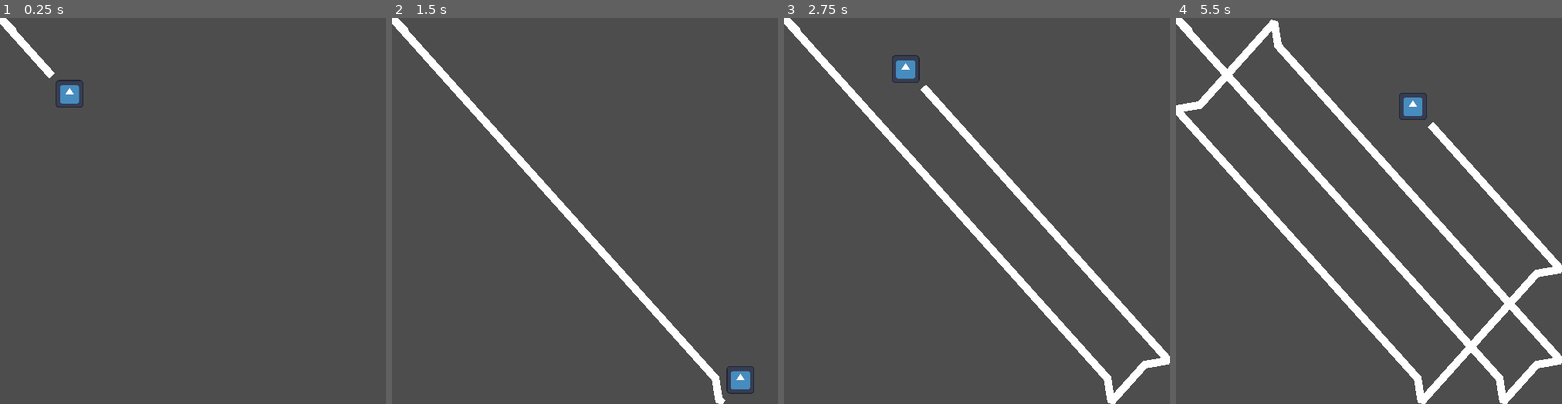
Above: before the commit, frames 1-4 (left to right).
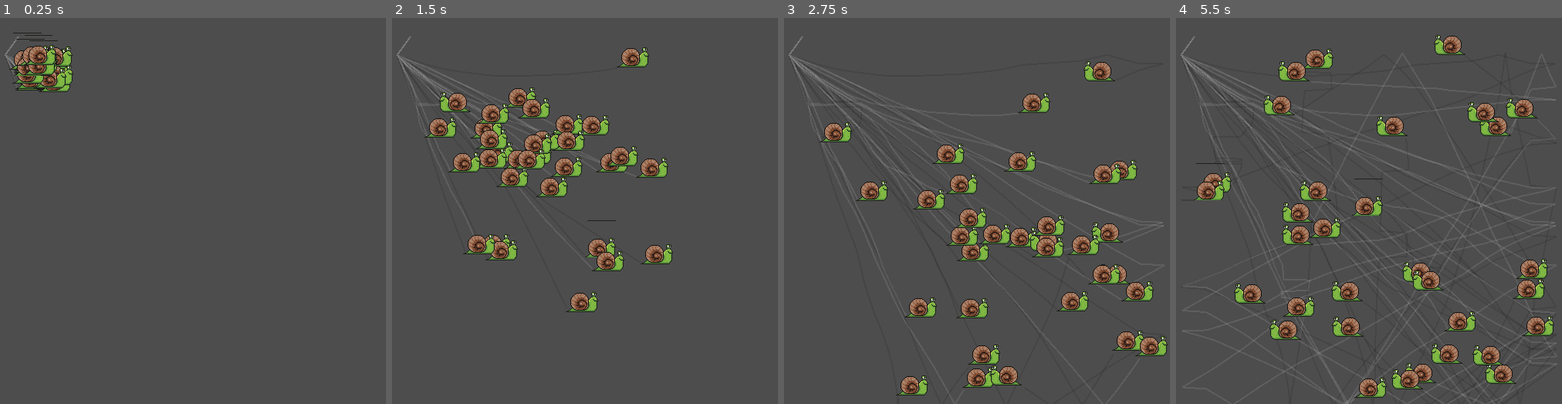
Above: after the commit, the same moments.

Repository: knuklz/MiniJam165
Game: Godot game, scene res://Main.tscn
The game is run twice, just before and just after one commit, with the same random seed, the same clock (stepped at 60 frames per second) and the same inputs. The engine's default icon, where the game draws it, is replaced by a stand-in: a white triangle on a blue panel in a dark square.
Inputs:
- Up to frame 1 (0.25 s): no input
- Up to frame 2 (1.5 s): no input
- Up to frame 3 (2.75 s): no input
- Up to frame 4 (5.5 s): no input

The runs differ from the first frame. In frame 1, 2.2% of the frame differs, in the area x 0-22%, y 0-24%; in frame 2, 11%; in frame 3, 15%; in frame 4, 19%, in the area x 0-100%, y 0-100%.

Commit message:
Added Sprites/Animation.
Added Sprites/Animation
Added Random chance for slight adjustment to velocity to evolve patterns over time.

Diff:
--- a/Brush.tscn
+++ b/Brush.tscn
@@ -1,16 +1,131 @@
-[gd_scene load_steps=3 format=3 uid="uid://gsaaex7deay3"]
+[gd_scene load_steps=16 format=3 uid="uid://gsaaex7deay3"]
 
-[ext_resource type="Texture2D" uid="uid://bug86wd61wybv" path="res://icon.svg" id="1_pk1aj"]
+[ext_resource type="Texture2D" uid="uid://dtjm6kr2qcalm" path="res://Sprites/Oncle_Josef.png" id="1_uj22d"]
 [ext_resource type="Script" path="res://brush.gd" id="2_gbsqb"]
 
-[node name="Icon" type="Sprite2D"]
-texture = ExtResource("1_pk1aj")
+[sub_resource type="AtlasTexture" id="AtlasTexture_4vb5m"]
+atlas = ExtResource("1_uj22d")
+region = Rect2(0, 0, 48, 48)
+
+[sub_resource type="AtlasTexture" id="AtlasTexture_i3212"]
+atlas = ExtResource("1_uj22d")
+region = Rect2(96, 0, 48, 48)
+
+[sub_resource type="AtlasTexture" id="AtlasTexture_6oklb"]
+atlas = ExtResource("1_uj22d")
+region = Rect2(48, 0, 48, 48)
+
+[sub_resource type="AtlasTexture" id="AtlasTexture_j4p6c"]
+atlas = ExtResource("1_uj22d")
+region = Rect2(0, 48, 48, 48)
+
+[sub_resource type="AtlasTexture" id="AtlasTexture_a384b"]
+atlas = ExtResource("1_uj22d")
+region = Rect2(96, 48, 48, 48)
+
+[sub_resource type="AtlasTexture" id="AtlasTexture_qmj6j"]
+atlas = ExtResource("1_uj22d")
+region = Rect2(48, 48, 48, 48)
+
+[sub_resource type="AtlasTexture" id="AtlasTexture_ats7c"]
+atlas = ExtResource("1_uj22d")
+region = Rect2(48, 96, 48, 48)
+
+[sub_resource type="AtlasTexture" id="AtlasTexture_w642k"]
+atlas = ExtResource("1_uj22d")
+region = Rect2(0, 96, 48, 48)
+
+[sub_resource type="AtlasTexture" id="AtlasTexture_ri7to"]
+atlas = ExtResource("1_uj22d")
+region = Rect2(96, 96, 48, 48)
+
+[sub_resource type="AtlasTexture" id="AtlasTexture_4q0qu"]
+atlas = ExtResource("1_uj22d")
+region = Rect2(0, 144, 48, 48)
+
+[sub_resource type="AtlasTexture" id="AtlasTexture_qak2d"]
+atlas = ExtResource("1_uj22d")
+region = Rect2(96, 144, 48, 48)
+
+[sub_resource type="AtlasTexture" id="AtlasTexture_l70ar"]
+atlas = ExtResource("1_uj22d")
+region = Rect2(48, 144, 48, 48)
+
+[sub_resource type="SpriteFrames" id="SpriteFrames_ggyr6"]
+animations = [{
+"frames": [{
+"duration": 1.0,
+"texture": SubResource("AtlasTexture_4vb5m")
+}, {
+"duration": 1.0,
+"texture": SubResource("AtlasTexture_i3212")
+}, {
+"duration": 1.0,
+"texture": SubResource("AtlasTexture_6oklb")
+}],
+"loop": true,
+"name": &"Down",
+"speed": 3.0
+}, {
+"frames": [{
+"duration": 1.0,
+"texture": SubResource("AtlasTexture_j4p6c")
+}, {
+"duration": 1.0,
+"texture": SubResource("AtlasTexture_a384b")
+}, {
+"duration": 1.0,
+"texture": SubResource("AtlasTexture_qmj6j")
+}],
+"loop": true,
+"name": &"Left",
+"speed": 5.0
+}, {
+"frames": [{
+"duration": 1.0,
+"texture": SubResource("AtlasTexture_ats7c")
+}, {
+"duration": 1.0,
+"texture": SubResource("AtlasTexture_w642k")
+}, {
+"duration": 1.0,
+"texture": SubResource("AtlasTexture_ri7to")
+}],
+"loop": true,
+"name": &"Right",
+"speed": 5.0
+}, {
+"frames": [{
+"duration": 1.0,
+"texture": SubResource("AtlasTexture_4q0qu")
+}, {
+"duration": 1.0,
+"texture": SubResource("AtlasTexture_qak2d")
+}, {
+"duration": 1.0,
+"texture": SubResource("AtlasTexture_l70ar")
+}],
+"loop": true,
+"name": &"Up",
+"speed": 5.0
+}]
+
+[node name="AnimatedSprite2D" type="AnimatedSprite2D"]
+texture_filter = 1
+sprite_frames = SubResource("SpriteFrames_ggyr6")
+animation = &"Right"
+frame_progress = 0.423204
 centered = false
 script = ExtResource("2_gbsqb")
-min = 333
-max = 125
+min = 50
+max = 200
+col = Color(1, 1, 1, 0.443137)
 
-[node name="Line2D" type="Line2D" parent="."]
+[node name="Trail" type="Line2D" parent="."]
 top_level = true
 z_index = -1
 points = PackedVector2Array(0, 0)
+width = 2.0
+default_color = Color(1, 1, 1, 0.290196)
+joint_mode = 1
+antialiased = true
--- a/Main.tscn
+++ b/Main.tscn
@@ -6,5 +6,144 @@
 [node name="World" type="Node2D"]
 script = ExtResource("1_m3iqr")
 
-[node name="Icon" parent="." instance=ExtResource("2_novlu")]
-scale = Vector2(0.28, 0.28)
+[node name="Light" parent="." instance=ExtResource("2_novlu")]
+col = Color(1, 1, 1, 0.1)
+
+[node name="Dark" parent="." instance=ExtResource("2_novlu")]
+col = Color(0, 0, 0, 0.1)
+
+[node name="Light2" parent="." instance=ExtResource("2_novlu")]
+frame_progress = 0.174545
+col = Color(1, 1, 1, 0.1)
+
+[node name="Dark2" parent="." instance=ExtResource("2_novlu")]
+frame_progress = 0.174545
+col = Color(0, 0, 0, 0.1)
+
+[node name="Light3" parent="." instance=ExtResource("2_novlu")]
+frame_progress = 0.174545
+col = Color(1, 1, 1, 0.1)
+
+[node name="Dark3" parent="." instance=ExtResource("2_novlu")]
+frame_progress = 0.174545
+col = Color(0, 0, 0, 0.1)
+
+[node name="Light4" parent="." instance=ExtResource("2_novlu")]
+frame_progress = 0.174545
+col = Color(1, 1, 1, 0.1)
+
+[node name="Dark4" parent="." instance=ExtResource("2_novlu")]
+frame_progress = 0.174545
+col = Color(0, 0, 0, 0.1)
+
+[node name="Light5" parent="." instance=ExtResource("2_novlu")]
+frame_progress = 0.174545
+col = Color(1, 1, 1, 0.1)
+
+[node name="Dark5" parent="." instance=ExtResource("2_novlu")]
+frame_progress = 0.174545
+col = Color(0, 0, 0, 0.1)
+
+[node name="Light6" parent="." instance=ExtResource("2_novlu")]
+frame_progress = 0.174545
+col = Color(1, 1, 1, 0.1)
+
+[node name="Dark6" parent="." instance=ExtResource("2_novlu")]
+frame_progress = 0.174545
+col = Color(0, 0, 0, 0.1)
+
+[node name="Light7" parent="." instance=ExtResource("2_novlu")]
+frame_progress = 0.174545
+col = Color(1, 1, 1, 0.1)
+
+[node name="Dark7" parent="." instance=ExtResource("2_novlu")]
+frame_progress = 0.174545
+col = Color(0, 0, 0, 0.1)
+
+[node name="Light8" parent="." instance=ExtResource("2_novlu")]
+frame_progress = 0.174545
+col = Color(1, 1, 1, 0.1)
+
+[node name="Dark8" parent="." instance=ExtResource("2_novlu")]
+frame_progress = 0.174545
+col = Color(0, 0, 0, 0.1)
+
+[node name="Light9" parent="." instance=ExtResource("2_novlu")]
+frame_progress = 0.174545
+max = 120
+col = Color(1, 1, 1, 0.1)
+
+[node name="Dark9" parent="." instance=ExtResource("2_novlu")]
+frame_progress = 0.174545
+max = 120
+col = Color(0, 0, 0, 0.1)
+
+[node name="Light10" parent="." instance=ExtResource("2_novlu")]
+frame_progress = 0.174545
+max = 120
+col = Color(1, 1, 1, 0.1)
+
+[node name="Dark10" parent="." instance=ExtResource("2_novlu")]
+frame_progress = 0.174545
+max = 120
+col = Color(0, 0, 0, 0.1)
+
+[node name="Light11" parent="." instance=ExtResource("2_novlu")]
+frame_progress = 0.174545
+max = 120
+col = Color(1, 1, 1, 0.1)
+
+[node name="Dark11" parent="." instance=ExtResource("2_novlu")]
+frame_progress = 0.174545
+max = 120
+col = Color(0, 0, 0, 0.1)
+
+[node name="Light12" parent="." instance=ExtResource("2_novlu")]
+frame_progress = 0.174545
+max = 120
+col = Color(1, 1, 1, 0.1)
+
+[node name="Dark12" parent="." instance=ExtResource("2_novlu")]
+frame_progress = 0.174545
+max = 120
+col = Color(0, 0, 0, 0.1)
+
+[node name="Light13" parent="." instance=ExtResource("2_novlu")]
+frame_progress = 0.174545
+max = 120
+col = Color(1, 1, 1, 0.1)
+
+[node name="Dark13" parent="." instance=ExtResource("2_novlu")]
+frame_progress = 0.174545
+max = 120
+col = Color(0, 0, 0, 0.1)
+
+[node name="Light14" parent="." instance=ExtResource("2_novlu")]
+frame_progress = 0.174545
+max = 120
+col = Color(1, 1, 1, 0.1)
+
+[node name="Dark14" parent="." instance=ExtResource("2_novlu")]
+frame_progress = 0.174545
+max = 120
+col = Color(0, 0, 0, 0.1)
+
+[node name="Light15" parent="." instance=ExtResource("2_novlu")]
+frame_progress = 0.174545
+max = 120
+col = Color(1, 1, 1, 0.1)
+
+[node name="Dark15" parent="." instance=ExtResource("2_novlu")]
+frame_progress = 0.174545
+max = 120
+col = Color(0, 0, 0, 0.1)
+
+[node name="Light16" parent="." instance=ExtResource("2_novlu")]
+frame_progress = 0.174545
+max = 120
+col = Color(1, 1, 1, 0.1)
+
+[node name="Dark16" parent="." instance=ExtResource("2_novlu")]
+frame_progress = 0.174545
+max = 120
+col = Color(0, 0, 0, 0.1)
--- a/brush.gd
+++ b/brush.gd
@@ -1,17 +1,17 @@
-extends Sprite2D
+extends AnimatedSprite2D
 
 @export var min:int #= 50
 @export var max:int #= 200
 #$Line2D
 @onready var xSP: int = randi_range(min,max)
 @onready var ySP: int = randi_range(min,max)
-
+@export var col: Color
 @onready var speed: Vector2 = Vector2(xSP,ySP)
 
 #@export var tr_Col: Color = Color(randf_range(.2,.8),randf_range(.2,.7),randf_range(.2,.8),.1)
 
 # Get the height and width of the sprite for checking boundaries
-@onready var height: Vector2 = texture.get_size()*scale
+@onready var height: Vector2 = sprite_frames.get_frame_texture("Right",0).get_size()*scale
 #var width: int = Texture.get_width()
 
 # Extract world boundaries from parent object
@@ -21,19 +21,20 @@
 var trailHome: Vector2
 var trailOffset:= Vector2(0,0)
 # Variable to store the trail
-@onready var trail: Line2D = $Line2D
+@onready var trail: Line2D = $Trail
 @onready var world: Node2D = null
 
 
 # Called when the node enters the scene tree for the first time.
 func _ready() -> void:
 	#print($".".scale)
-	#trail.default_color = tr_Col
+	trail.default_color = col
 	trailHome = Vector2((height.x)/2,(height.y)/2)
 	trail.position = trailHome
 	world = get_parent()
 	wHeight = world.WORLD_HEIGHT
 	wWidth = world.WORLD_WIDTH
+	#trail.LineJointMode
 	#pass # Replace with function body.
 
 
@@ -50,21 +51,38 @@
 		speed.y = speed.y * -1
 	# Update the X position based on the speed variable
 	position += speed*delta
+	bumpVelocity()
 
 func updateTrailOffset():
 	var dir:Vector2=checkDirection(speed)
 	if(dir.x == 1):
-		trailOffset.x = (height.x *-1)/2
+		trailOffset.x = (height.x *-.9)/2.5
+		animation = "Right"
 	else:
-		trailOffset.x = height.x/2
+		trailOffset.x = (height.x*.9)/2.5
+		animation = "Left"
 
-	if(dir.y == 1):
-		trailOffset.y = (height.y*-1)/2
-	else:
-		trailOffset.y = height.y/2
+	#if(dir.y == 1):
+		#trailOffset.y = (height.y*-1)/2
+	#else:
+	trailOffset.y = height.y/2
 
 func checkDirection(velocity: Vector2) -> Vector2:
 	var dir: Vector2
 	dir.x = clamp(velocity.x,-1,1)
 	dir.y = clamp(velocity.y,-1,1)
 	return dir
+
+
+
+
+func bumpVelocity() -> void:
+	var Bscale:int = 20
+	if(randi_range(0,10) == 6):
+		var blep:int = randi_range(Bscale*-1,Bscale)
+		speed.x += blep
+		print(blep)
+	if(randi_range(0,10) == 5):
+		var blop:int = randi_range(Bscale*-1,Bscale)
+		speed.y += blop
+		print(blop)
Binary file added: Sprites/Oncle_Josef.png
Not shown, added: Sprites/Oncle_Josef.png.import
Not shown, added: export_presets.cfg
